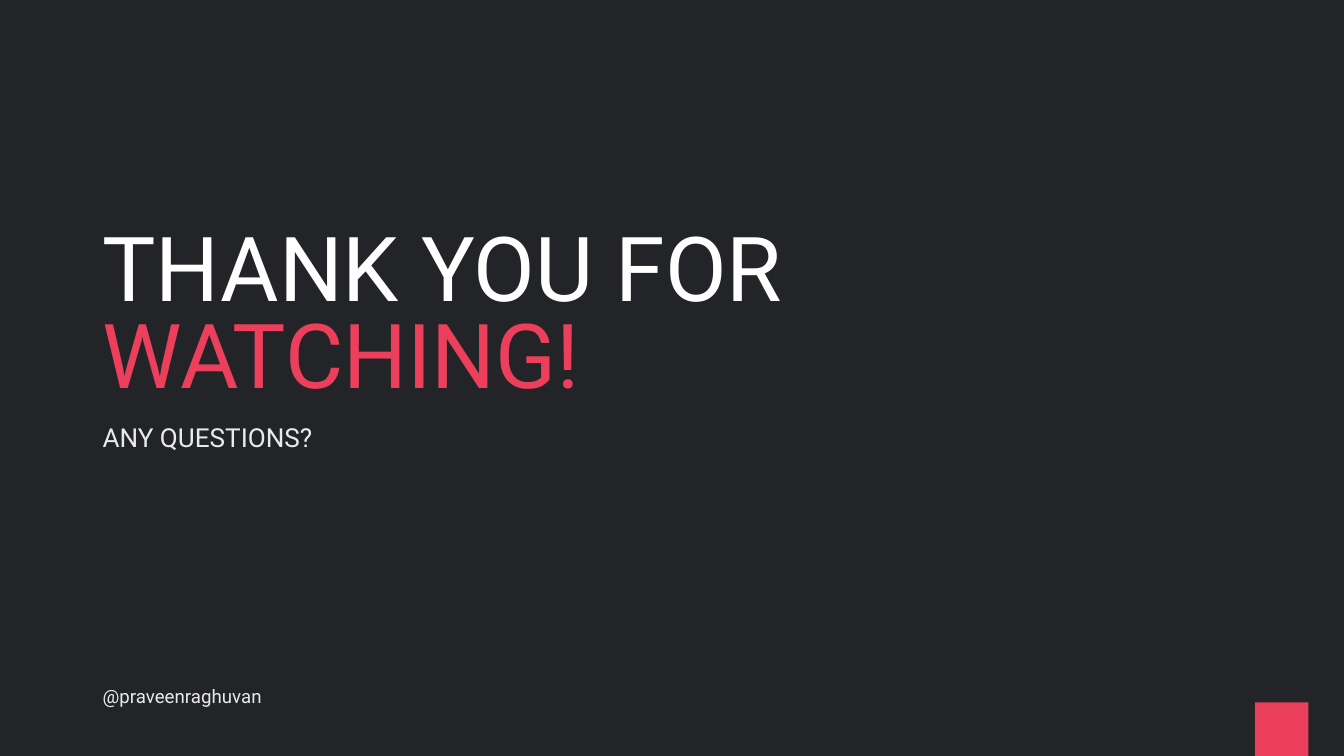
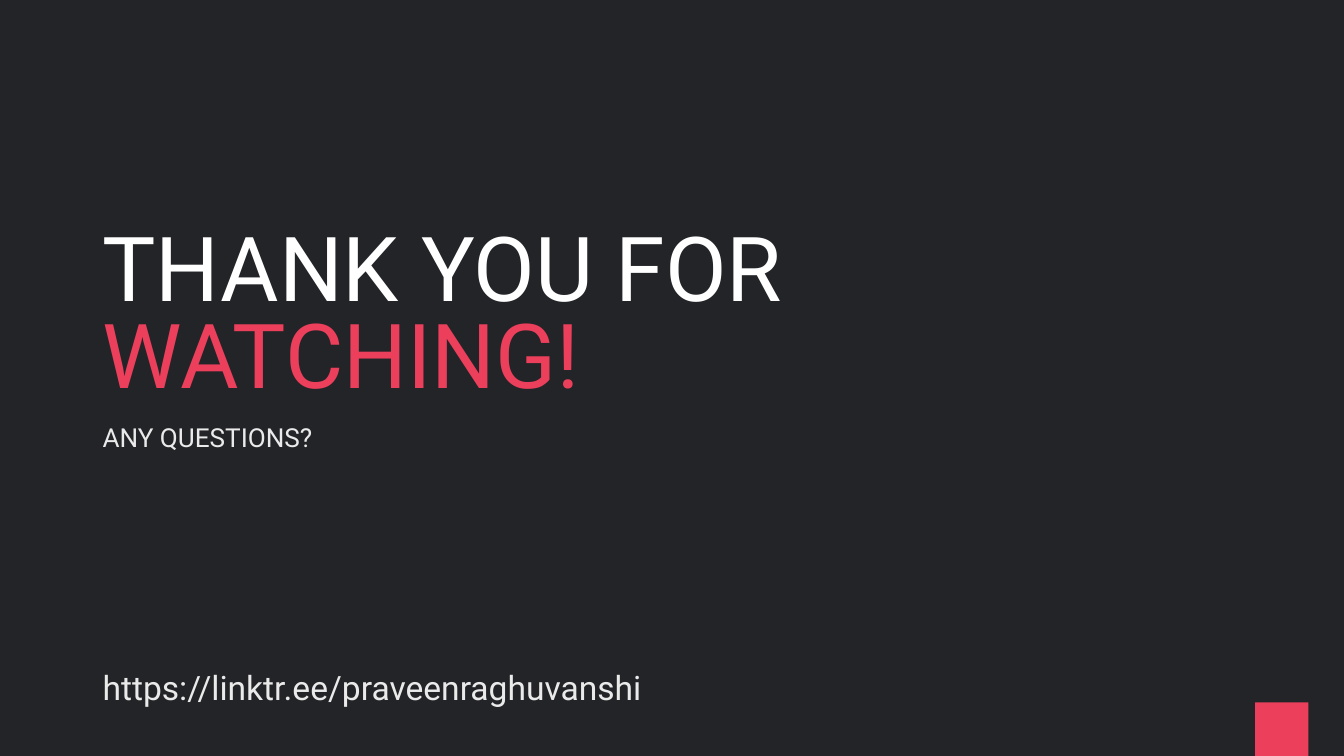
Before and after one commit to praveenraghuvanshi/tech-sessions, a slide deck: slide 21 of drafts/Orleans/ppt/Orleans_draft.pptx (slide 17 before the commit). Drawn at 1344x756 pixels with LibreOffice and Linux fonts; fonts in the diff are those of the drawing. Boxes give left, top, right and bottom in pixels: in the first picture for what was removed or moved away, otherwise in the second. Text is boxed around its words. In the diff, an @@ line names an element or a change of style, - is before the commit and + after.

```diff
--- a/drafts/Orleans/ppt/Orleans_draft.pptx
+++ b/drafts/Orleans/ppt/Orleans_draft.pptx
@@ text at box(103, 675, 642, 707): text changed; size 20 to 36 pt @@
-@praveenraghuvan
+https://linktr.ee/praveenraghuvanshi
```
Also in this commit, not shown: 3 other slides changed, 4 slides added, 66 slides removed, 7 other files.
